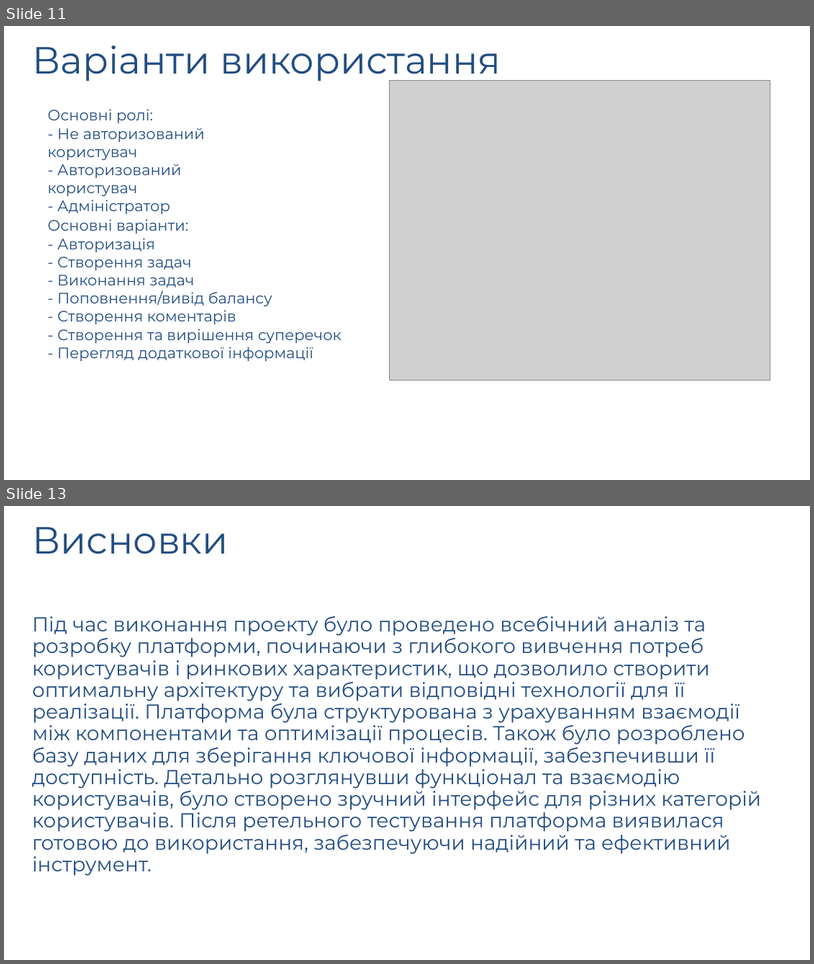
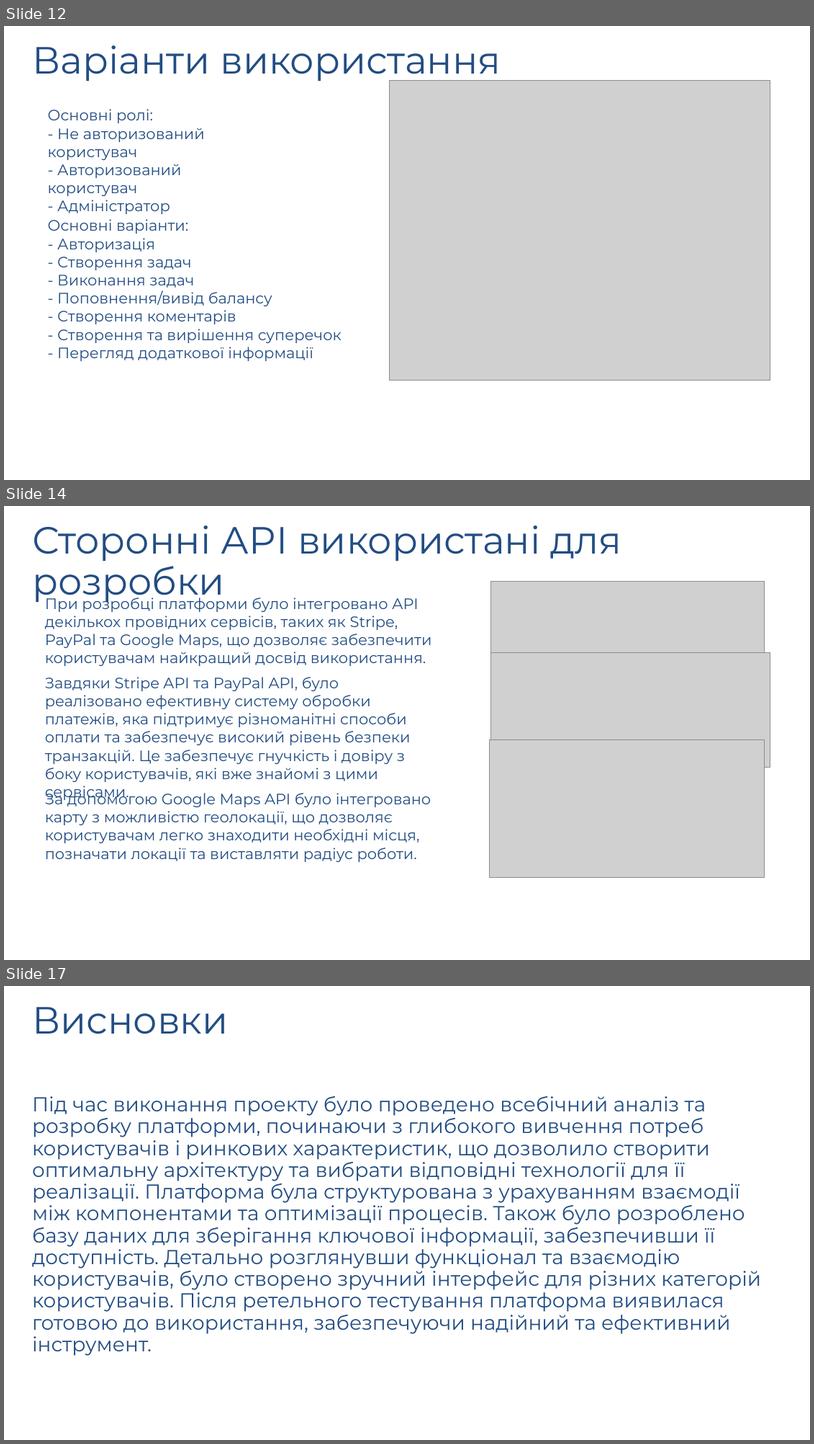
Before and after one commit to AlexandrVerbovskiy/test_dyplome, a slide deck: записка/презентація.pptx. Shown one above the other, each under a label of ours: slides 11 and 13 before the commit, slides 12, 14 and 17 after it; the slides between them are not shown. The pictures are 814x964 and 814x1444 pixels, drawn with LibreOffice and Linux fonts; fonts in the diff are those of the drawing; grey boxes stand for pictures; background and template pictures are left out. Boxes give left, top, right and bottom in pixels: in the first picture for what was removed or moved away, otherwise in the second. Text is boxed around its words. In the diff, an @@ line names an element or a change of style, - is before the commit and + after.

```diff
--- a/записка/презентація.pptx
+++ b/записка/презентація.pptx
@@ slide 14 added at (x1=4, y1=506, x2=810, y2=960), background picture (left out) @@
@@ title added at (x1=32, y1=525, x2=622, y2=603), 45 pt, text #224D83 @@
+Сторонні АPІ використані для розробки
@@ picture added at (x1=491, y1=581, x2=765, y2=680) @@
@@ text added at (x1=45, y1=594, x2=432, y2=666), 18 pt, text #224D83 @@
+При розробці платформи було інтегровано API декількох провідних сервісів, таких як Stripe, PayPal та Google Maps, що дозволяє забезпечити користувачам найкращий досвід використання.
@@ picture added at (x1=491, y1=652, x2=771, y2=767) @@
@@ text added at (x1=45, y1=677, x2=410, y2=782), 18 pt, text #224D83 @@
+Завдяки Stripe API та PayPal API, було реалізовано ефективну систему обробки платежів, яка підтримує різноманітні способи оплати та забезпечує високий рівень безпеки транзакцій. Це забезпечує гнучкість і довіру з боку користувачів, які вже знайомі з цими сервісами.
@@ picture added at (x1=490, y1=740, x2=764, y2=878) @@
@@ text added at (x1=45, y1=789, x2=432, y2=862), 18 pt, text #224D83 @@
+За допомогою Google Maps API було інтегровано карту з можливістю геолокації, що дозволяє користувачам легко знаходити необхідні місця, позначати локації та виставляти радіус роботи.
@@ what was slide 11 is now slide 12 @@
@@ what was slide 13 is now slide 17 @@
```
Also in this commit, not shown: 6 slides changed, 3 other slides added, 19 other files.
